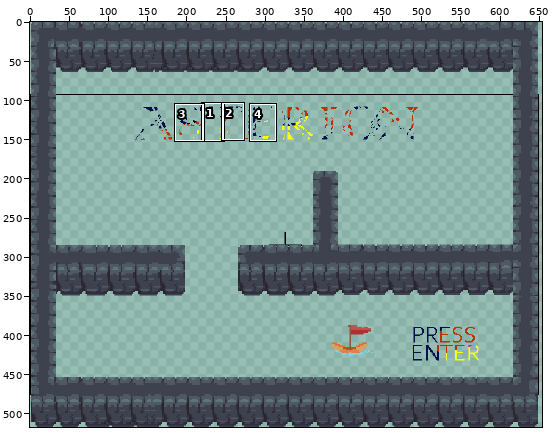
Edited in one commit: pixel-art file (assets/Asterion.aseprite). Above, an overview of the earlier version with the close-up marked.
Close-up. Old version:
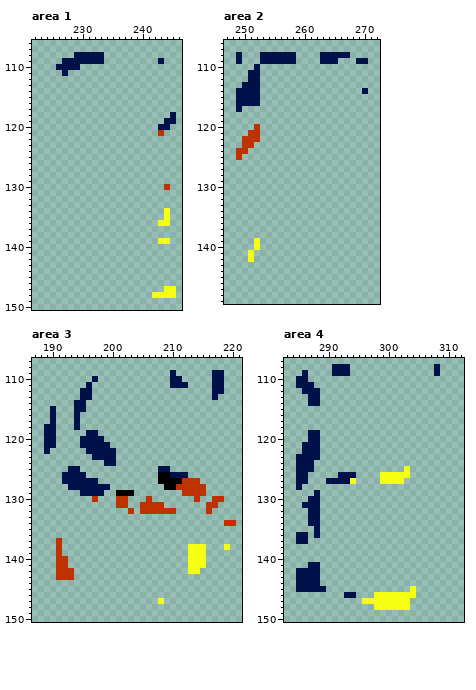
650x517 pixels, 1 frame. Shown: area 1: x 222..246, y 106..150; area 2: x 247..272, y 106..149; area 3: x 187..221, y 107..150; area 4: x 283..312, y 107..150. The old version is drawn lined up with the new one, on the new canvas. The wide view leaves out empty margins. The commit also changed other parts of the picture, which this record leaves out.
Now the later version:
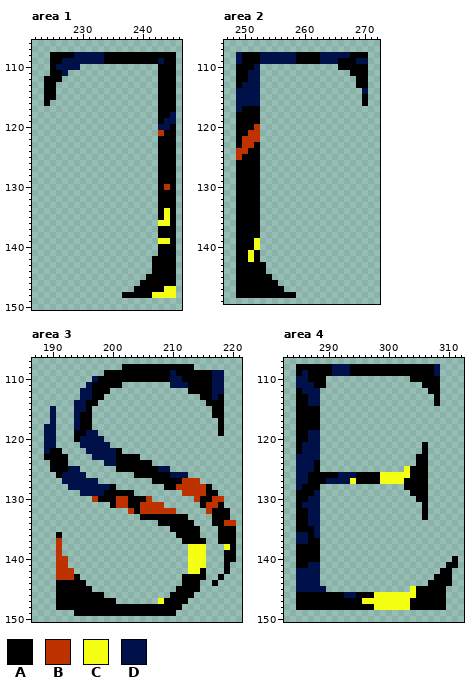
Palette (. is transparent): A #000000  B #be3200  C #f5ff11  D #001049
Diff:
canvas 650x517 -> 750x517
Changed rows in their new state; - is an unchanged pixel.
Area 1:
first column x 224:
108 -AAAA-----AAAAAAAAAAAA
109 -AA-------AAAAAAAAA-AA
110 -A-----------------AAA
111 -AA----------------AAA
112 AAA----------------AAA
113 AA-----------------AAA
114 AA-----------------AAA
115 AA-----------------AAA
116 A------------------AAA
117 -------------------AAA
118 -------------------AA-
119 -------------------A--
120 ---------------------A
121 --------------------AA
122 -------------------AAA
123 -------------------AAA
124 -------------------AAA
125 -------------------AAA
126 -------------------AAA
127 -------------------AAA
128 -------------------AAA
129 -------------------AAA
130 -------------------A-A
131 -------------------AAA
132 -------------------AAA
133 -------------------AAA
134 -------------------A-A
135 -------------------A-A
136 ---------------------A
137 -------------------AAA
138 -------------------AAA
139 ---------------------A
140 -------------------AAA
141 -------------------AAA
142 ------------------AAAA
143 ------------------AAAA
144 ------------------AAAA
145 -----------------AAAAA
146 ----------------AAAAAA
147 ---------------AAAAA--
148 -------------AAAAA----
Area 2:
first column x 249:
108 -AAA------AAAA-----AAA
109 -AAA------AAAA---AAA--
110 AAA--------------AAAAA
111 AA-----------------AAA
112 AA------------------AA
113 A-------------------AA
115 ---------------------A
116 ---------------------A
117 -AAA------------------
118 AAAA------------------
119 AAAA------------------
120 AAA-------------------
121 AA--------------------
122 A---------------------
123 A--A------------------
124 --AA------------------
125 -AAA------------------
126 AAAA------------------
127 AAAA------------------
128 AAAA------------------
129 AAAA------------------
130 AAAA------------------
131 AAAA------------------
132 AAAA------------------
133 AAAA------------------
134 AAAA------------------
135 AAAA------------------
136 AAAA------------------
137 AAAA------------------
138 AAAA------------------
139 AAA-------------------
140 AAA-------------------
141 AA-A------------------
142 AA-A------------------
143 AAAAA-----------------
144 AAAAA-----------------
145 AAAAAA----------------
146 AAAAAAA---------------
147 AAAAAAAA--------------
148 AAAAAAAAAA------------
Area 3:
first column x 189:
108 -------------AAAAAAAAAAAA-------
109 ----------AAAAAAAAAAA-AAAAAA----
110 ---------AAAAAAAAAAAA--AAAAA----
111 --------AAAAA-----------AAAA----
112 --------AAA-------------AAAA----
113 --------AA----------------AA-A--
114 -------AA------------------AAA--
115 -------A--------------------AA--
116 ------AA--------------------AA--
117 ------AA---------------------A--
118 ------AA---------------------A--
119 -----AA----------------------A--
120 -----A--------------------------
122 -AA---------A-------------------
123 AAAA--------AAAA----------------
124 -AAA--------AAAAAA--------------
125 -AAA--------AAAAAAA-------------
126 --A------------AAAA-------------
127 ------------------A-------------
128 -----------A---------------A----
129 ----------AA---------------AA---
130 ---------AAA--AAA---------AA----
131 -----------A--AA----------A--A--
132 ---------------A------------AAA-
133 ----------------AAAAAAAA----AAA-
134 -------------------AAAAAA---AA--
135 ---------------------AAAAA---AAA
136 --A-------------------AAAA---AAA
137 -----------------------AAAA--AAA
138 -------------------------------A
139 ------------------------------AA
140 ------------------------------AA
141 ------------------------------A-
142 --------------------------A---A-
143 -----A-----------------AAAA--A--
144 --AAAAA----------------AAA--A---
145 --AAAAAA--------------AAAA------
146 --AAAAAAAA-----------AAAA-------
147 --AAAAAAAAAA--------AAAA--------
148 --AAAAAAAAAAAAAAAAAAAAA---------
149 -----AAAAAAAAAAAAAAAAA----------
Area 4:
first column x 285:
108 AAAAAA---AAAAAAAAAAAAAA----
109 A-AAAA---AAAAAAAAAAAAAA----
110 --AAA--------------AAAAA---
111 ---AA----------------AAA---
112 A---------------------AA---
113 AA---------------------A---
114 AA---------------------A---
115 AAAA-----------------------
116 AAAA-----------------------
117 AAAA-----------------------
118 AAAA-----------------------
119 AA-------------------------
120 AA-------------------------
121 A--------------------A-----
122 A--------------------A-----
123 --------------------AA-----
124 ---A----------------AA-----
125 ---A---------------AAA-----
126 --AAAAA---AAAA-----AAA-----
127 --AAA-----AAAA----AAAA-----
128 -AAA--------------AAAA-----
129 AAA----------------AAA-----
130 AA------------------AA-----
131 A--------------------A-----
132 AA-------------------A-----
133 AA-------------------A-----
134 AA-------------------------
135 AAA------------------------
136 --A------------------------
137 --AA-----------------------
138 AAAA-----------------------
139 AAAA-----------------------
140 AAAA----------------------A
141 AA-----------------------AA
142 ------------------------AA-
143 -----------------------AAA-
144 ----------------------AAAA-
145 --------------------AAAAA--
146 AAAAAAAA--AAA-------AAAAA--
147 AAAAAAAAAAA--------AAAAAA--
148 AAAAAAAAAAAAA------AAAAAA--
